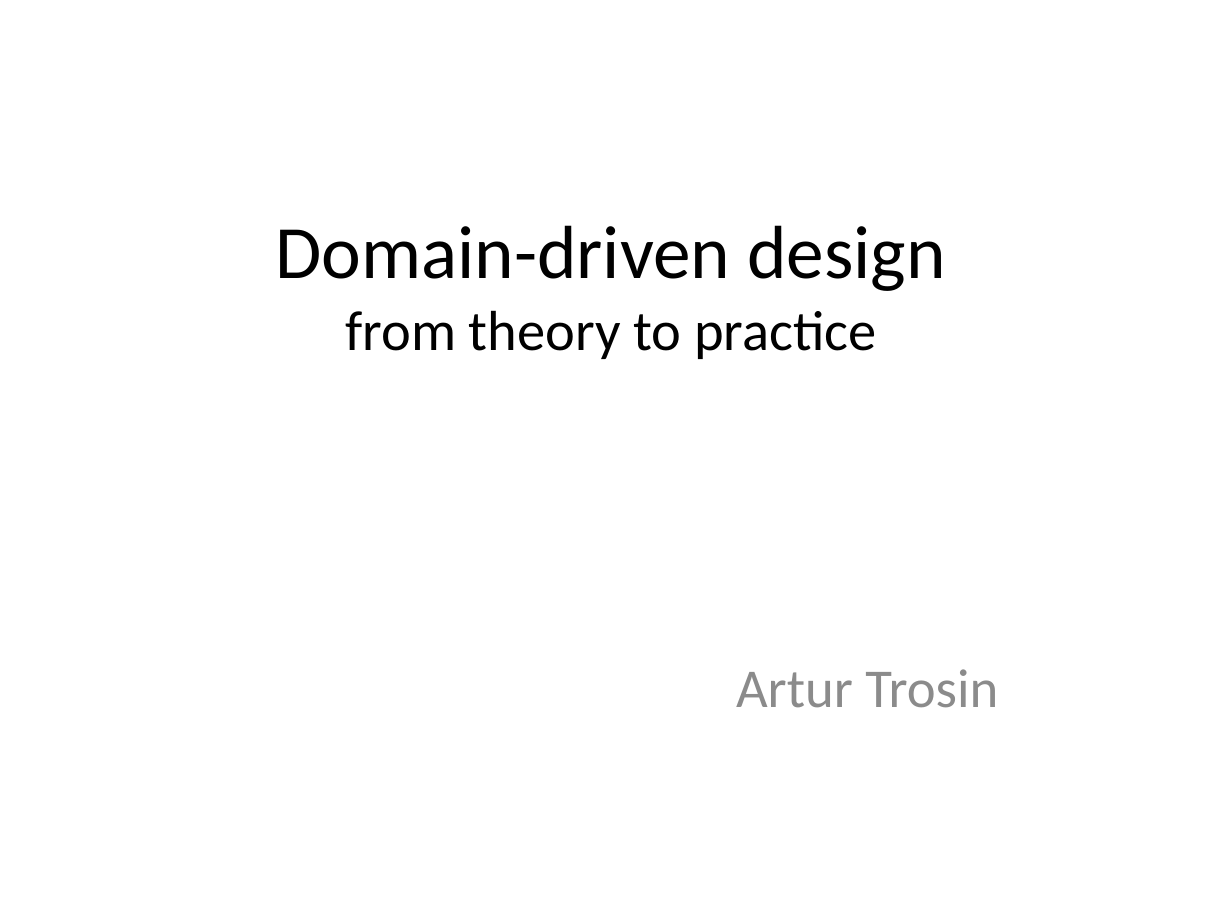
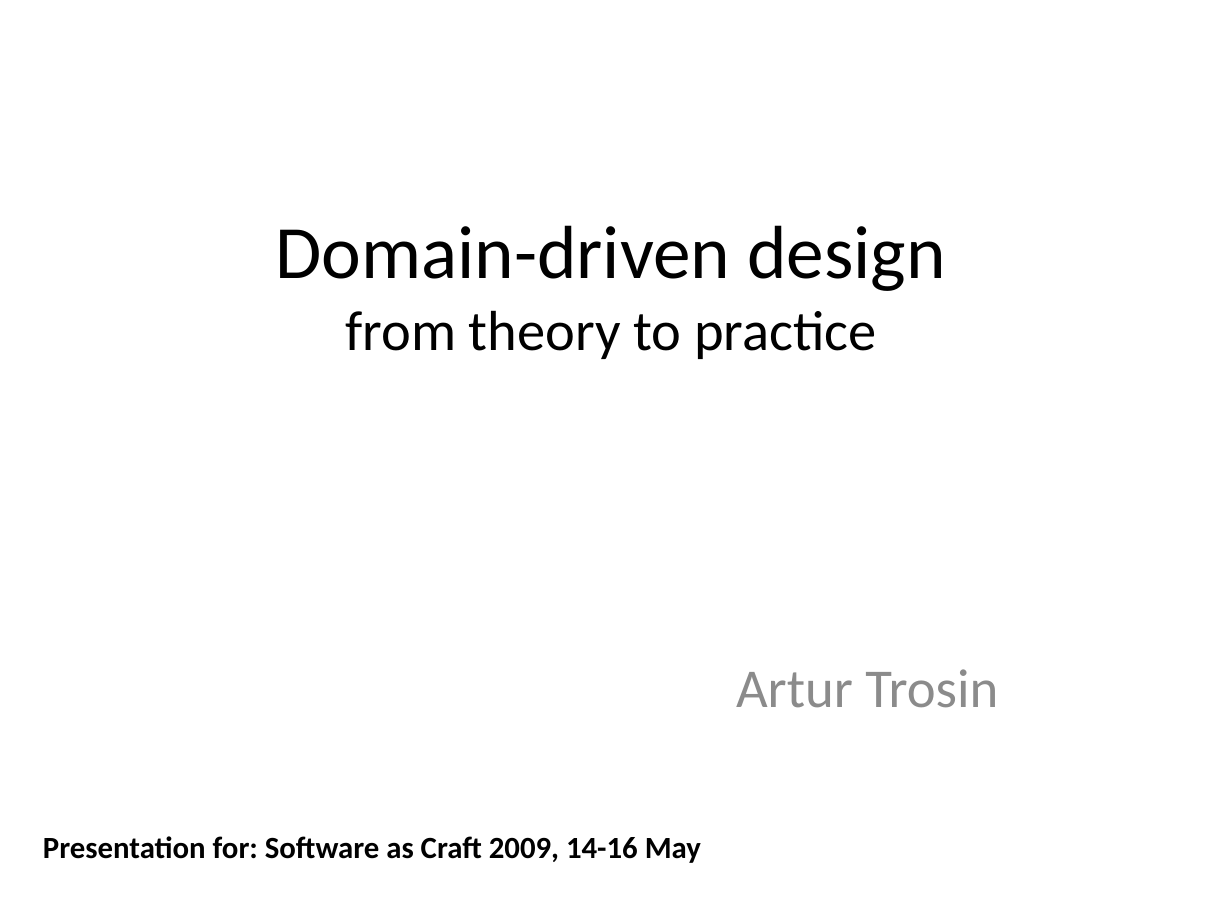
Before and after one commit to arturtv/dddpresentation, a slide deck: slide 1 of Domain-DrivenDesign.A.Trosin.pptx. Drawn at 1232x924 pixels with LibreOffice and Linux fonts; fonts in the diff are those of the drawing. Boxes give left, top, right and bottom in pixels: in the first picture for what was removed or moved away, otherwise in the second. Text is boxed around its words. In the diff, an @@ line names an element or a change of style, - is before the commit and + after.

```diff
--- a/Domain-DrivenDesign.A.Trosin.pptx
+++ b/Domain-DrivenDesign.A.Trosin.pptx
@@ text added at [43,836,701,863], 18 pt, text #000000, bold @@
+Presentation for: Software as Craft 2009, 14-16 May
```
Also in this commit, not shown: 5 slides added.
